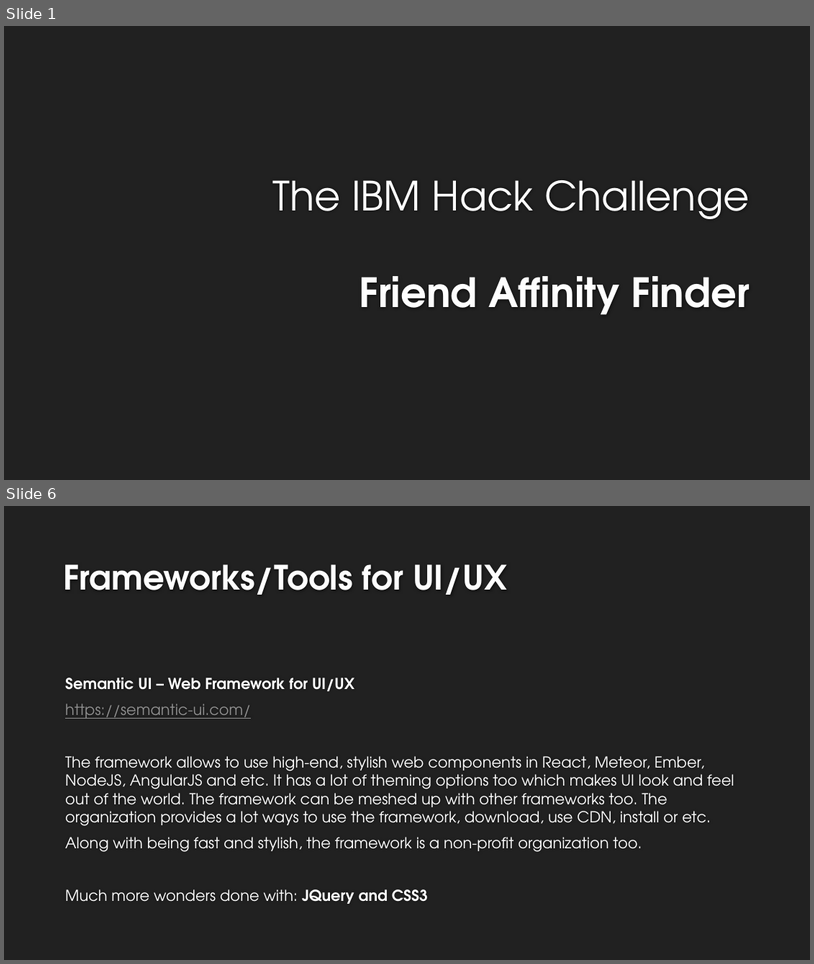
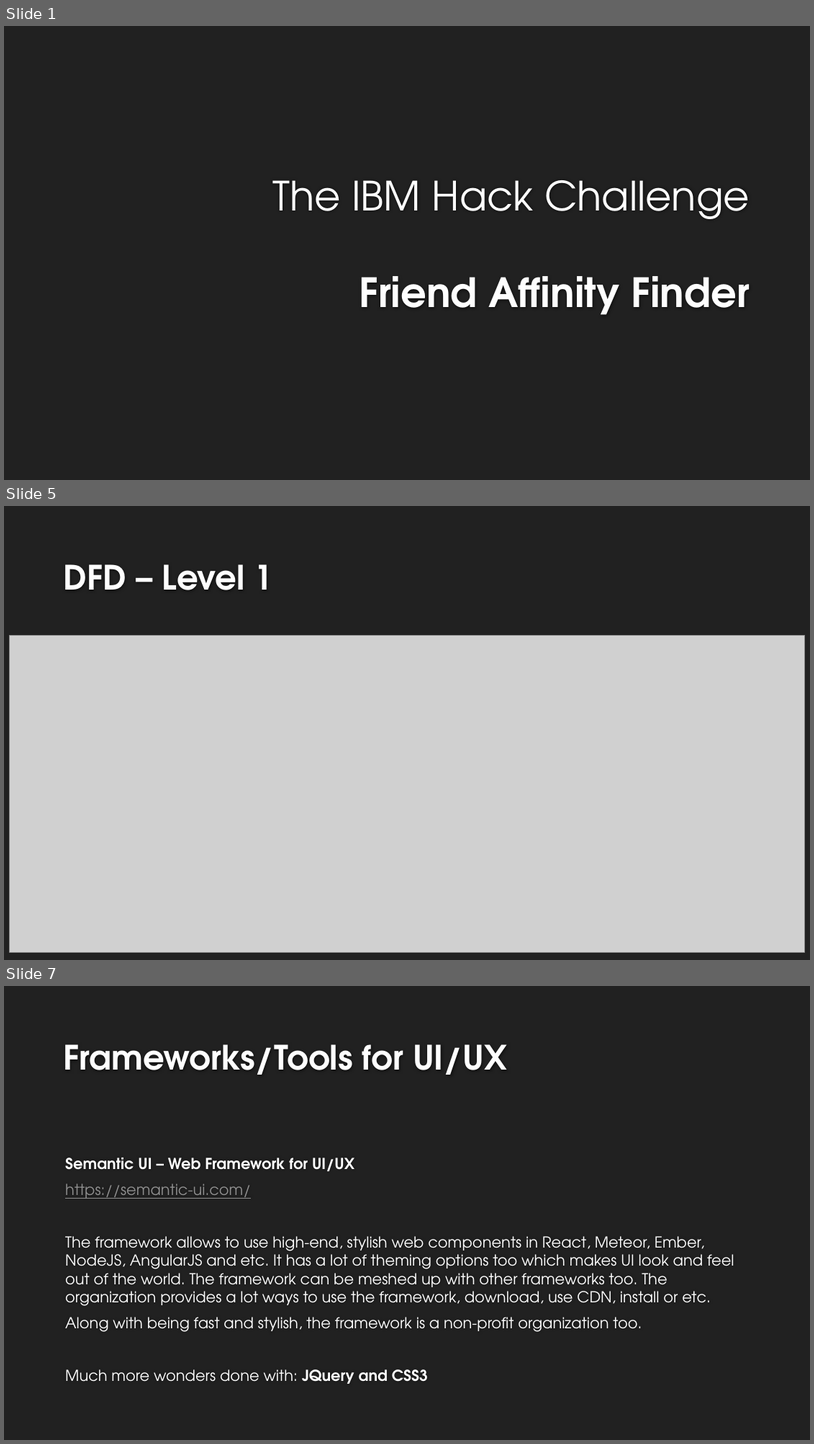
Before and after one commit to gary1998/ibm-hackathon-2019, a slide deck: presentation.pptx. Shown one above the other, each under a label of ours: slides 1 and 6 before the commit, slides 1, 5 and 7 after it; the slides between them are not shown. The pictures are 814x964 and 814x1444 pixels, drawn with LibreOffice and Linux fonts; fonts in the diff are those of the drawing; grey boxes stand for pictures; background and template pictures are left out. Boxes give left, top, right and bottom in pixels: in the first picture for what was removed or moved away, otherwise in the second. Text is boxed around its words. In the diff, an @@ line names an element or a change of style, - is before the commit and + after.

```diff
--- a/presentation.pptx
+++ b/presentation.pptx
@@ slide 5 added at [4, 506, 810, 960], background #212121 @@
@@ title added at [64, 564, 273, 590], 40 pt, text #FEFEFE, bold @@
+DFD – Level 1
@@ picture added at [10, 636, 805, 952] @@
@@ what was slide 6 is now slide 7 @@
```
Also in this commit, not shown: 3 slides changed, 2 other slides added, 1 slide removed.
